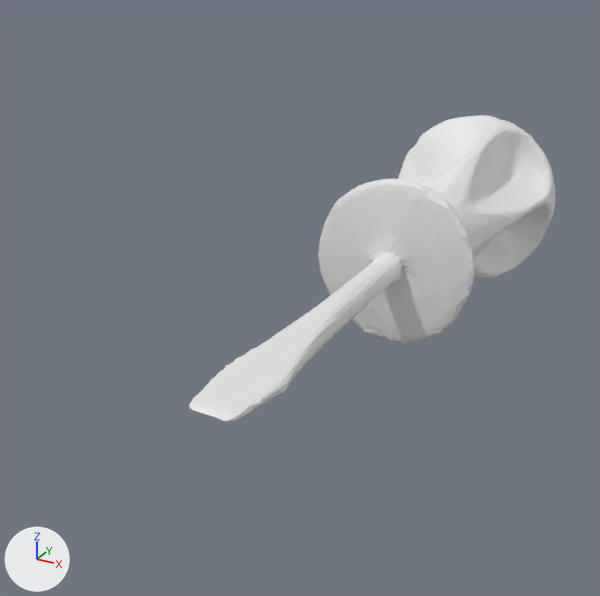
The Blender file Practical5/screwdriver.blend, before and after one commit.
Rendered twice from a 50 mm lens placed at (4.22, -10.11, 4.35), pointed at (-0.57, -1.4, 0.0). Every picture has the same lights, and +X, +Y and +Z are marked at lower left.

Script lines for the objects in view, before the commit:
```python
me_screwdriver = bpy.data.meshes.new('screwdriver')
me_screwdriver.from_pydata(...)  # 3395 vertices, 6786 faces; spans x -0.0146..0.0146, y -0.015..0.015, z -0.0444..0.0444
ob_screwdriver = bpy.data.objects.new('screwdriver', me_screwdriver)
ob_screwdriver.location = (0.0, 0.0, 0.0)
ob_screwdriver.rotation_euler = (1.571, 0.0, 0.0)  # degrees (90, 0, 0)
ob_screwdriver.scale = (97.7, 97.7, 97.7)
```
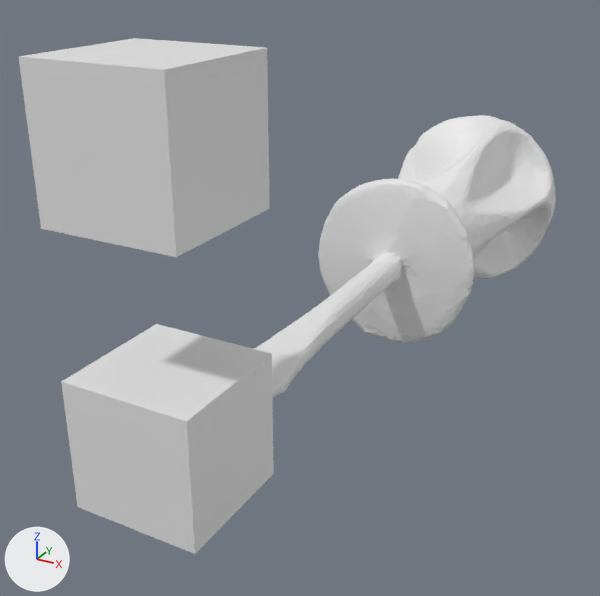
Location of each change, (x1, y1, x2, y2) in pixels of the pictures (600 x 596 px):
'handle_1_dest', added
    after: (19, 38, 270, 257)
'handle_1', added
    after: (61, 324, 274, 554)

What changed in the scene script:
```text
Add me_cube_001:
    me_cube_001.from_pydata(...)  # a box spanning x -1.0..1.0, y -1.0..1.0, z -1.0..1.0
Add ob_handle_1_dest:
    ob_handle_1_dest = bpy.data.objects.new('handle_1_dest', me_cube_001)
    ob_handle_1_dest.location = (-0.05, -4.81, 2.83)
    ob_handle_1_dest.scale = (0.678, 0.678, 0.678)
Add ob_handle_1:
    ob_handle_1 = bpy.data.objects.new('handle_1', me_cube_001.copy())
    ob_handle_1.location = (-0.05, -4.81, 0.05)
    ob_handle_1.scale = (0.678, 0.678, 0.678)
```
